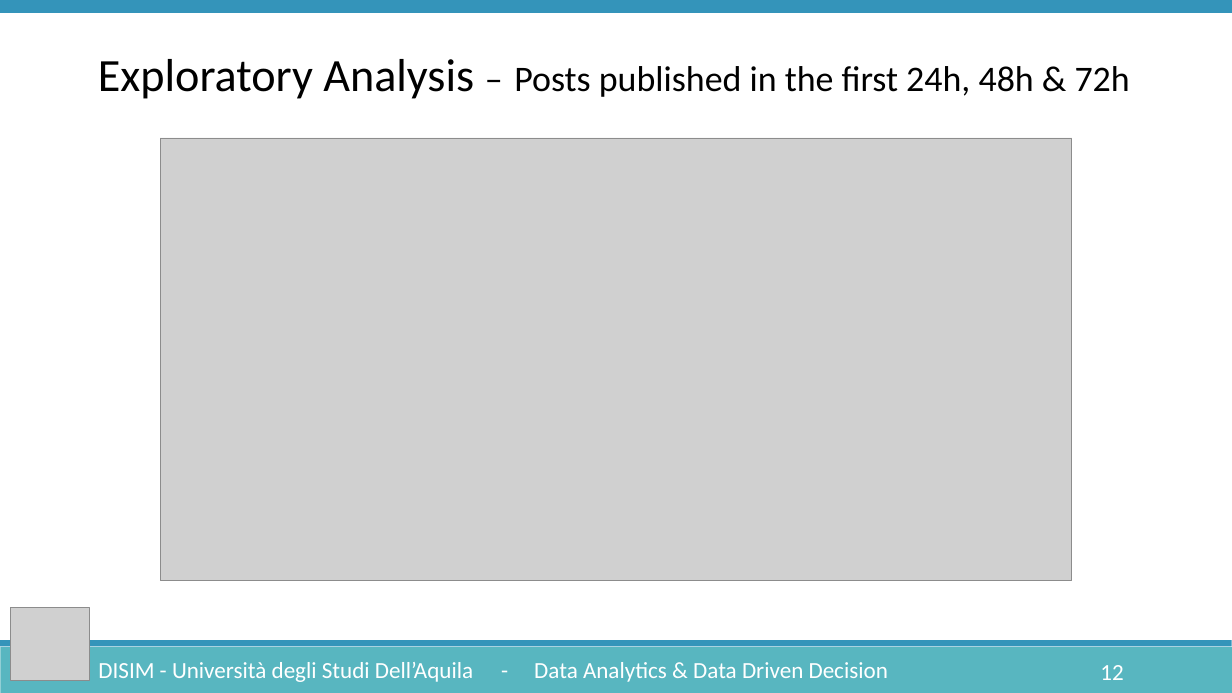
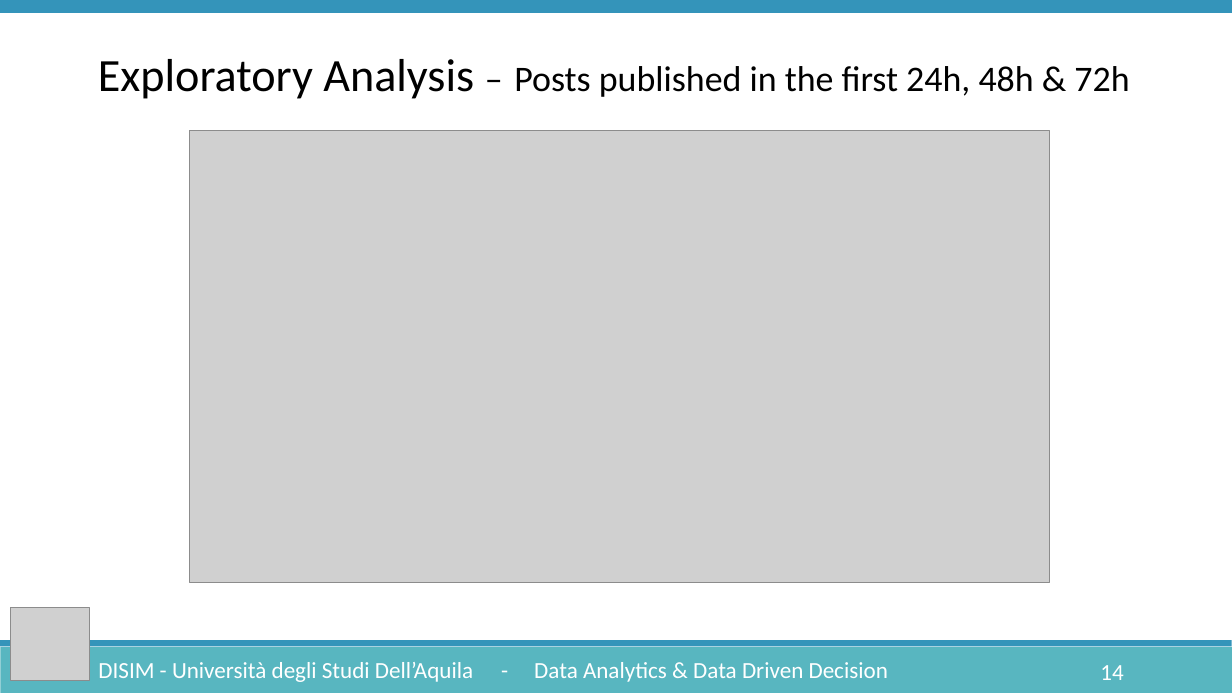
Before and after one commit to Lucgril/Data_Analytics, a slide deck: slide 14 of Documentation/DataAnalytics.pptx (slide 12 before the commit). Drawn at 1232x693 pixels with LibreOffice and Linux fonts; fonts in the diff are those of the drawing; grey boxes stand for pictures. Boxes give left, top, right and bottom in pixels: in the first picture for what was removed or moved away, otherwise in the second. Text is boxed around its words. In the diff, an @@ line names an element or a change of style, - is before the commit and + after.

```diff
--- a/Documentation/DataAnalytics.pptx
+++ b/Documentation/DataAnalytics.pptx
@@ picture: place and size @@
-picture at bbox=[160, 138, 1072, 580]
+picture at bbox=[190, 130, 1050, 582]
@@ page number at bbox=[1100, 665, 1123, 680]: text changed @@
-12
+14
```
Also in this commit, not shown: 10 other slides changed, 5 slides added, 1 slide removed.
